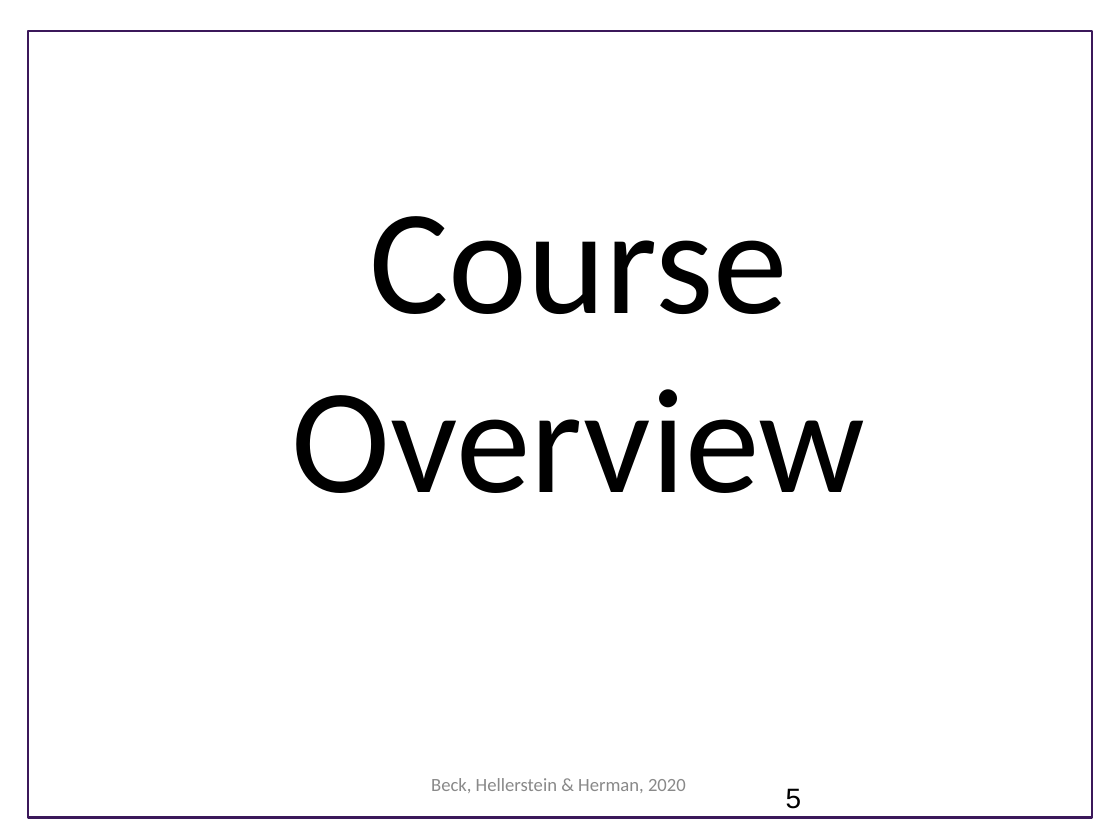
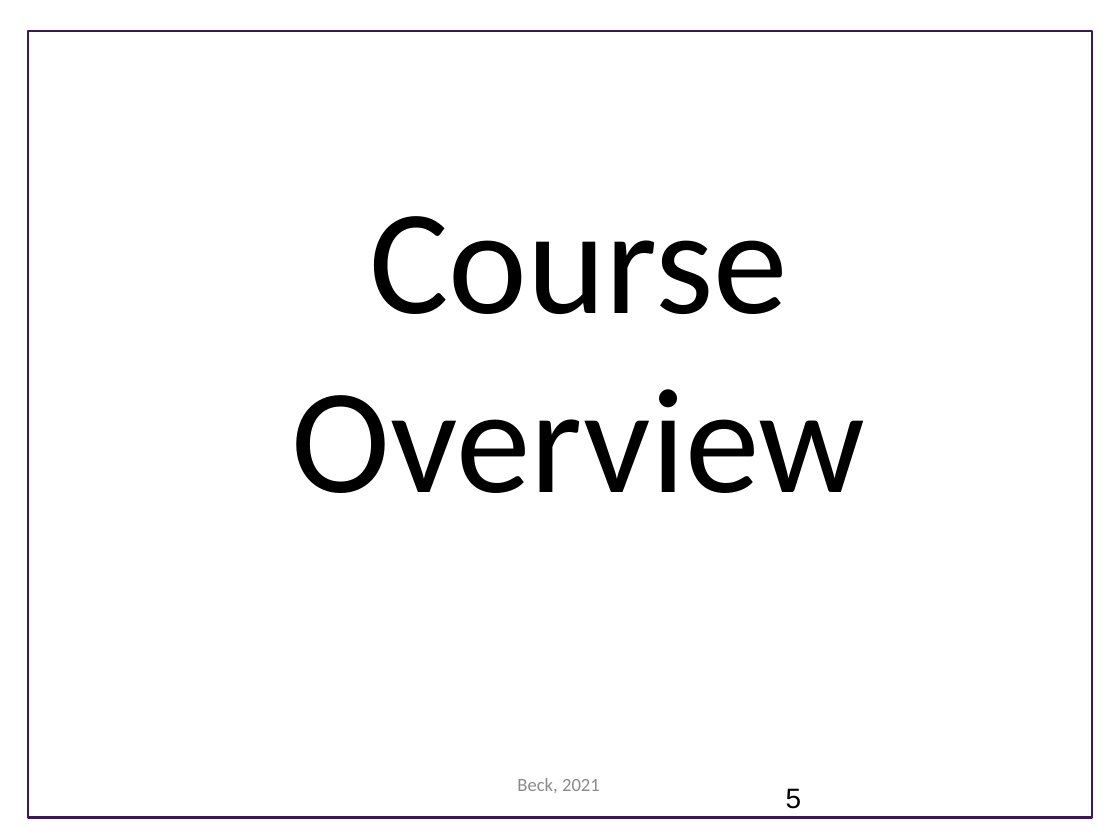
Before and after one commit to UWSEDS/LectureNotes, a slide deck: slide 5 of week_1/Course Introduction.pptx. Drawn at 1120x840 pixels with LibreOffice and Linux fonts; fonts in the diff are those of the drawing; background and template pictures are left out. Boxes give left, top, right and bottom in pixels: in the first picture for what was removed or moved away, otherwise in the second. Text is boxed around its words. In the diff, an @@ line names an element or a change of style, - is before the commit and + after.

```diff
--- a/week_1/Course Introduction.pptx
+++ b/week_1/Course Introduction.pptx
@@ text at <box>517,778,600,793</box>: text changed @@
-Beck, Hellerstein & Herman, 2020
+Beck, 2021
```
Also in this commit, not shown: 12 other slides changed.
